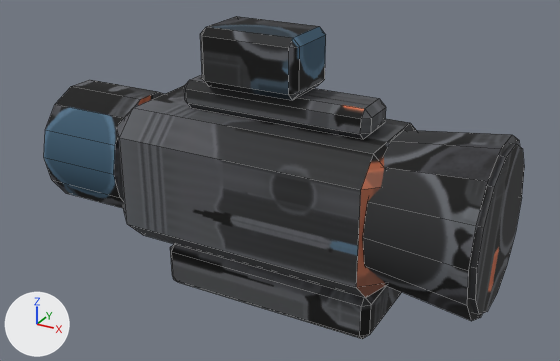
The FBX model art/AT_ACOG/AT_ACOG.fbx as it was, and as the next commit left it.
Camera for both pictures: a camera (50 mm lens) standing at (0.0765, -0.1304, 0.0913) and looking at (0.0038, 0.0018, 0.0252). Arrows for +X, +Y and +Z are at lower left; the lights stay in place. The first picture is the older version. Mesh edges are drawn as thin lines.

Names of what the first picture shows: 'AT_ACOG'.
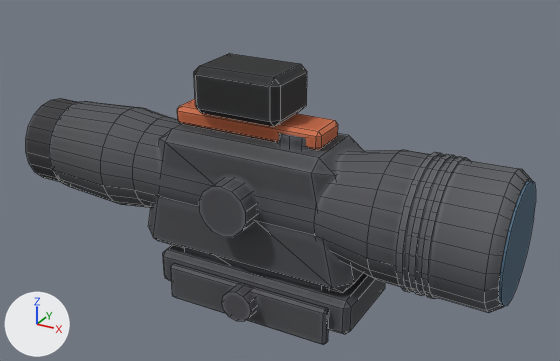
Edits to the bpy script that builds the scene:
```text
Change me_montura:
    used by ob_at_acog; location = (0.0, 0.0, 0.0)
    remove me_montura.from_pydata(...)  # 180 vertices, 152 faces; spans x -0.048..0.051, y -0.0175..0.0175, z 0.0..0.058
    add me_montura.from_pydata(...)  # 642 vertices, 536 faces; spans x -0.0585..0.0545, y -0.0155..0.0137, z -0.002..0.05
    me_montura part 1: a new loose piece, a 12-sided cylinder along y spanning x -0.0005..0.0065, y -0.0155..-0.0115, z -0.0003..0.0067, in mat_at_acog (picture img_at_acog_png)
    me_montura part 2: a new loose piece, a 14-sided cylinder along z spanning x 0.0046..0.0154, y -0.0055..0.0055, z 0.0325..0.0385, in mat_at_acog (picture img_at_acog_png)
    me_montura part 3: a new loose piece, a 14-sided cylinder along y spanning x -0.0054..0.0054, y -0.015..-0.009, z 0.0185..0.0295, in mat_at_acog (picture img_at_acog_png)
    me_montura part 4: a new loose piece, a 20-sided cylinder along x spanning x -0.058..-0.05, y -0.01..0.01, z 0.014..0.034, in mat_at_acog (picture img_at_acog_png)
    me_montura part 5: a new loose piece, a 20-sided cylinder along x spanning x 0.0535..0.0545, y -0.0118..0.0118, z 0.0122..0.0358, in mat_at_acog (picture img_at_acog_png)
    me_montura part 6: a new loose piece, a 20-sided cylinder along x spanning x 0.036..0.0372, y -0.0137..0.0137, z 0.0103..0.0377, in mat_at_acog (picture img_at_acog_png)
    me_montura part 7: a new loose piece, a 20-sided cylinder along x spanning x 0.0384..0.0396, y -0.0137..0.0137, z 0.0103..0.0377, in mat_at_acog (picture img_at_acog_png)
    me_montura part 8: a new loose piece, a 20-sided cylinder along x spanning x 0.0408..0.042, y -0.0137..0.0137, z 0.0103..0.0377, in mat_at_acog (picture img_at_acog_png)
    me_montura part 9: the loose piece of 24 vertices spanning x -0.018..0.03, y -0.0105..0.0105, z 0.0..0.01 is rebuilt with 24 vertices and now spans x -0.02..0.026, y -0.0105..0.0105, z 0.0..0.008
    me_montura part 10: the loose piece of 24 vertices spanning x -0.03..0.034, y -0.0145..0.0145, z 0.01..0.04 is rebuilt with 170 vertices and now spans x -0.05..0.054, y -0.0135..0.0135, z 0.0105..0.0375
    me_montura part 11: a new loose piece of 24 vertices spanning x -0.016..0.022, y -0.0125..-0.0105, z -0.002..0.0064, in mat_at_acog (picture img_at_acog_png)
    me_montura part 12: a new loose piece of 24 vertices spanning x -0.0254..0.0254, y -0.01..0.01, z 0.008..0.036, in mat_at_acog (picture img_at_acog_png)
    me_montura part 13: a new loose piece of 24 vertices spanning x -0.016..0.02, y -0.008..0.008, z 0.0..0.012, in mat_at_acog (picture img_at_acog_png)
    me_montura part 14: a new loose piece of 24 vertices spanning x -0.018..0.016, y -0.0045..0.0045, z 0.036..0.04, in mat_at_acog (picture img_at_acog_png)
    me_montura part 15: a new loose piece of 24 vertices spanning x -0.012..0.008, y -0.007..0.007, z 0.04..0.05, in mat_at_acog (picture img_at_acog_png)
    me_montura part 16
    132 vertices are removed from x -0.048..0.051, y -0.0175..0.0175, z 0.0089..0.058
    100 faces are deleted
    other edits to the shape of me_montura do not show in these pictures
```

Where the change shows, as pixel boxes (x1, y1, x2, y2) in the pictures (560 x 361 px):
'AT_ACOG', reshaped (6% wider, 10% shorter): before (44, 16, 524, 339); after (26, 53, 536, 345)
part 1 of me_montura, added: after (222, 283, 258, 322)
part 2 of me_montura, added: after (277, 133, 329, 150)
part 3 of me_montura, added: after (199, 178, 257, 237)
part 4 of me_montura, added: after (26, 98, 78, 182)
part 5 of me_montura, added (blue): after (499, 180, 536, 307)
part 6 of me_montura, added: after (396, 152, 444, 292)
part 7 of me_montura, added: after (409, 154, 457, 296)
part 8 of me_montura, added: after (422, 156, 471, 299)
part 9 of me_montura, rebuilt (6% shorter): before (170, 244, 402, 339); after (163, 245, 385, 334)
part 10 of me_montura, rebuilt (61% wider): before (117, 86, 416, 298); after (49, 101, 531, 313)
part 11 of me_montura, added: after (171, 263, 329, 345)
part 12 of me_montura, added: after (149, 124, 363, 293)
part 13 of me_montura, added (mostly hidden): after (183, 248, 328, 290)
part 14 of me_montura, added (brown): after (177, 99, 338, 151)
part 15 of me_montura, added: after (194, 53, 307, 127)
part 16 of me_montura, deleted: before (44, 16, 524, 321)
